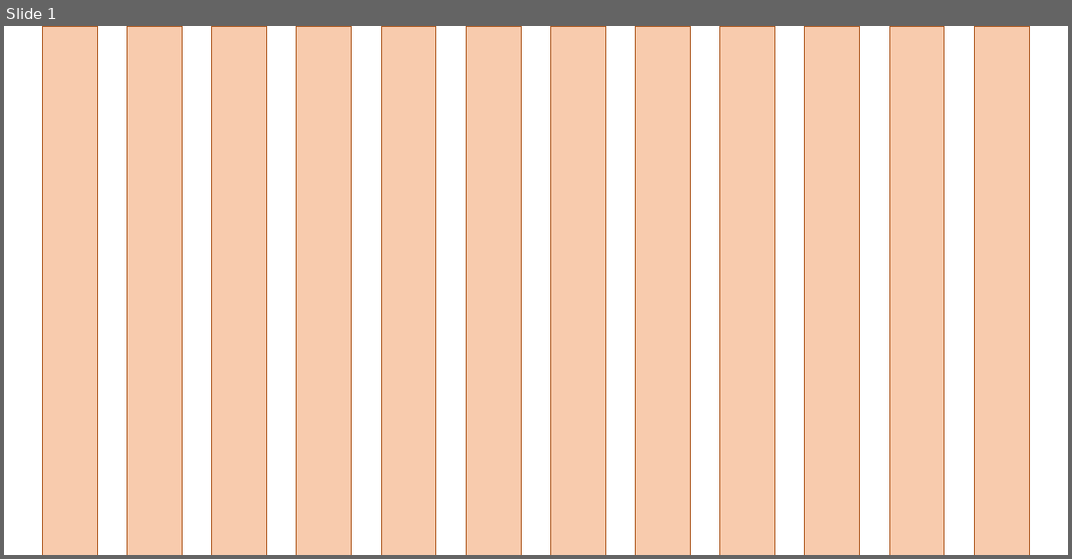
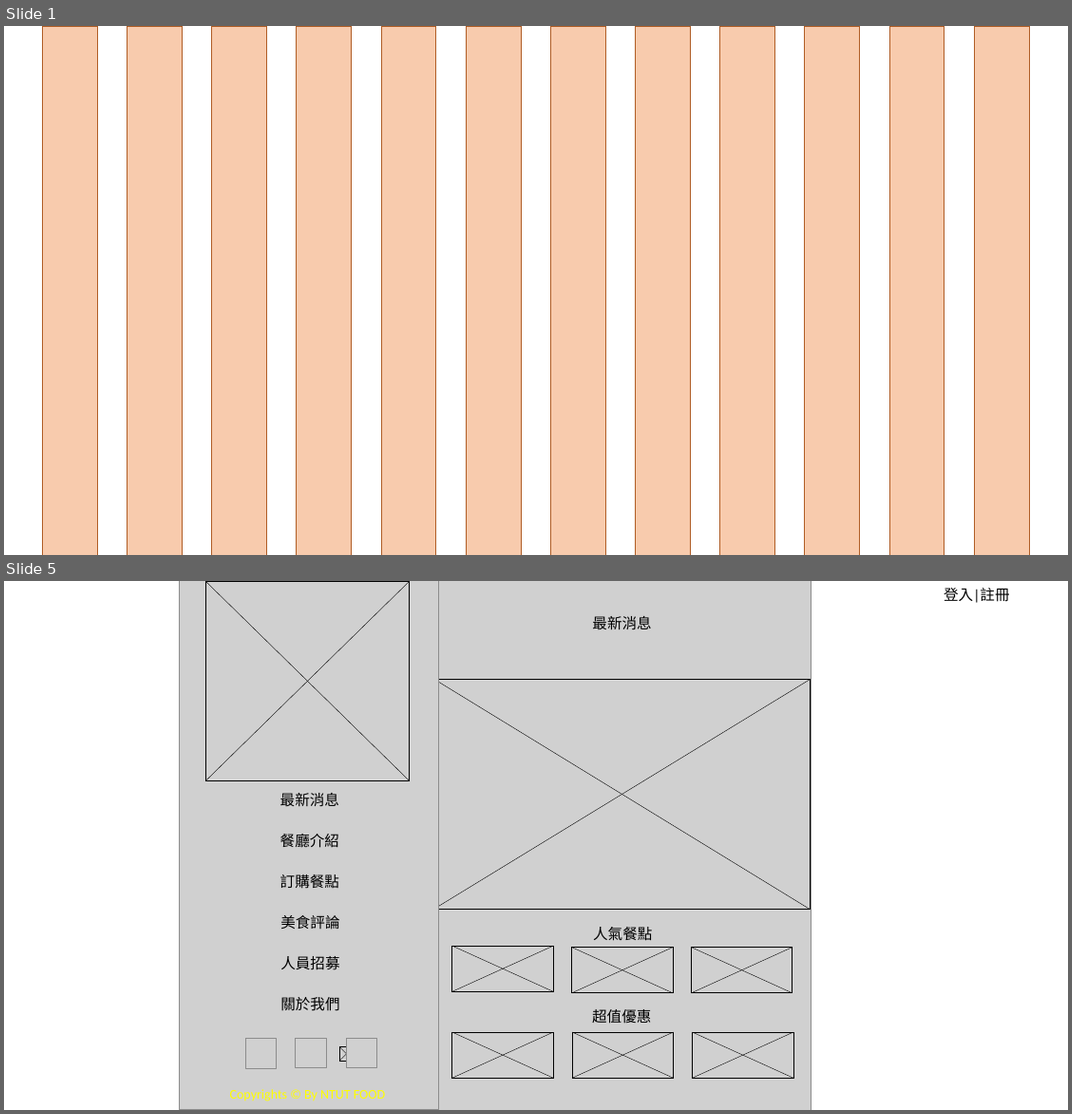
Before and after one commit to zxc22884/minterm, a slide deck: 主頁設計.pptx. Shown one above the other, each under a label of ours: slide 1 before the commit, slides 1 and 5 after it; the slides between them are not shown. The pictures are 1072x559 and 1072x1114 pixels, drawn with LibreOffice and Linux fonts; fonts in the diff are those of the drawing; grey boxes stand for pictures; background and template pictures are left out. Boxes give left, top, right and bottom in pixels: in the first picture for what was removed or moved away, otherwise in the second. Text is boxed around its words. In the diff, an @@ line names an element or a change of style, - is before the commit and + after.

```diff
--- a/主頁設計.pptx
+++ b/主頁設計.pptx
@@ slide 5 added at <box>4,581,1068,1110</box>, background picture (left out) @@
@@ picture added at <box>435,581,812,1110</box> @@
@@ text added at <box>944,588,1009,603</box>, 20 pt, text #000000 @@
+登入|註冊
@@ group added at <box>433,616,810,1079</box>: 14 lines, 7 rectangles, 3 texts @@
+最新消息
+人氣餐點
+超值優惠
@@ group added at <box>179,581,439,1110</box>: 7 texts, 6 lines, 4 pictures, 3 rectangles @@
+餐廳介紹
+最新消息
+訂購餐點
+美食評論
+人員招募
+關於我們
+Copyrights © By NTUT FOOD
```
Also in this commit, not shown: 7 slides changed, 6 other slides added, 12 other files.
